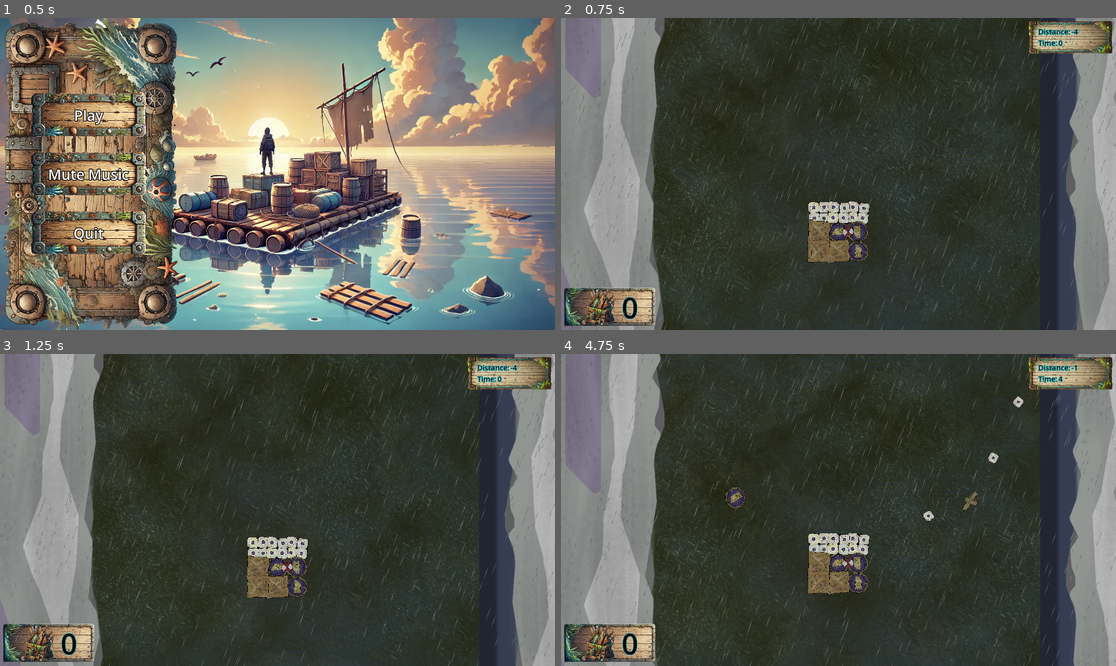
Above: before the commit, frames 1-4 (two rows, left to right).
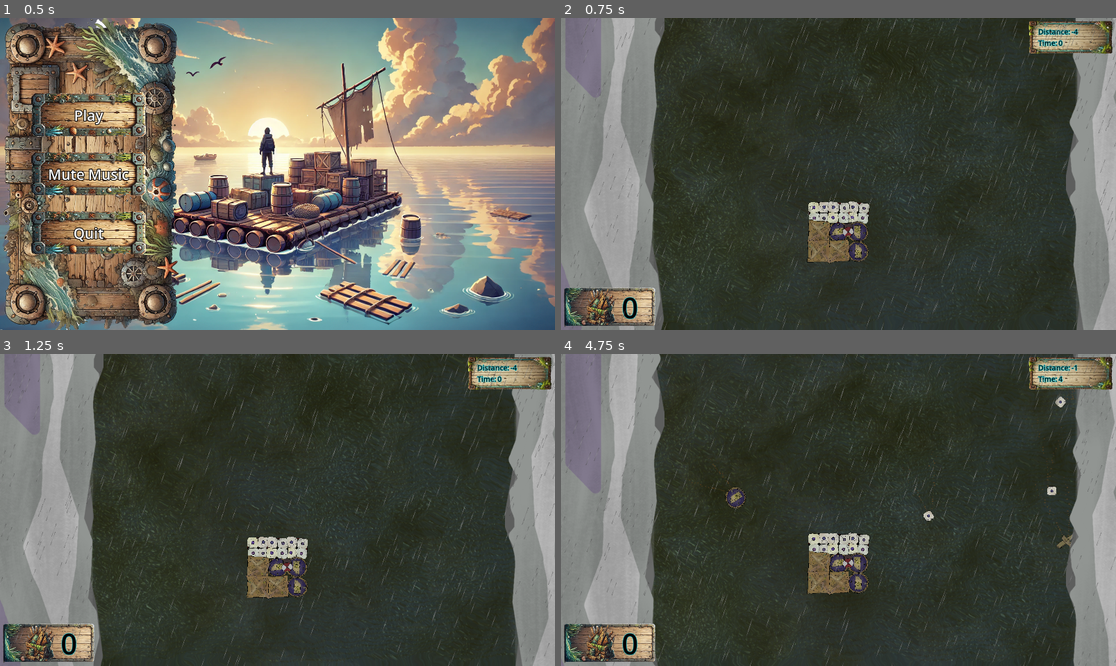
Above: after the commit, the same moments.

Repository: ARCsweden/GameJam2024FallA
Game: Godot game, scene res://UI/main_menu.tscn
Two runs of this game, one before a commit and one after it. Both use one fixed random seed, a clock stepped at 60 frames per second and the inputs below. The engine's default icon, where the game draws it, is replaced by a stand-in: a white triangle on a blue panel in a dark square. Sound files missing from this copy of the repository are replaced by a short silence.
Inputs (mouse positions are in pixels of both pictures, inside the frame that each line leads up to):
- Up to frame 1 (0.5 s): no input
- Up to frame 2 (0.75 s): click "Play" at 0.5 s
- Up to frame 3 (1.25 s): no input
- Up to frame 4 (4.75 s): tap Enter (DebugRebuild) at 1.25 s; move the mouse to (960, 494) at 1.27 s; click (960, 494) at 1.42 s; move the mouse to (727, 525) at 2.02 s; click (727, 525) at 2.17 s; move the mouse to (894, 441) at 2.77 s; click (894, 441) at 2.92 s; move the mouse to (810, 572) at 3.52 s; click (810, 572) at 3.67 s; move the mouse to (1005, 556) at 4.27 s; click (1005, 556) at 4.42 s

Frame 1 is identical in both runs. In frame 2, 2.7% of the frame differs, in the area x 86-94%, y 0-100%; in frame 3, 2.6%; in frame 4, 2.9%, in the area x 72-93%, y 0-100%.

Commit message:
Hid godot walls

Diff:
--- a/dontdrowntogether/Scenes/Walls.tscn
+++ b/dontdrowntogether/Scenes/Walls.tscn
@@ -25,6 +25,7 @@
 metadata/_edit_group_ = true
 
 [node name="Sprite2D" type="Sprite2D" parent="LeftWall/LeftWallCollision"]
+visible = false
 texture = ExtResource("2_l7dus")
 
 [node name="RightWall" type="StaticBody2D" parent="."]
@@ -33,10 +34,11 @@
 constant_linear_velocity = Vector2(-150, 0)
 
 [node name="RightWallCollision" type="CollisionShape2D" parent="RightWall"]
-position = Vector2(3495, -399)
+position = Vector2(3714, -387)
 shape = SubResource("RectangleShape2D_2bc84")
 script = ExtResource("2_pc87c")
 metadata/_edit_group_ = true
 
 [node name="Sprite2D" type="Sprite2D" parent="RightWall/RightWallCollision"]
+visible = false
 texture = ExtResource("2_l7dus")
